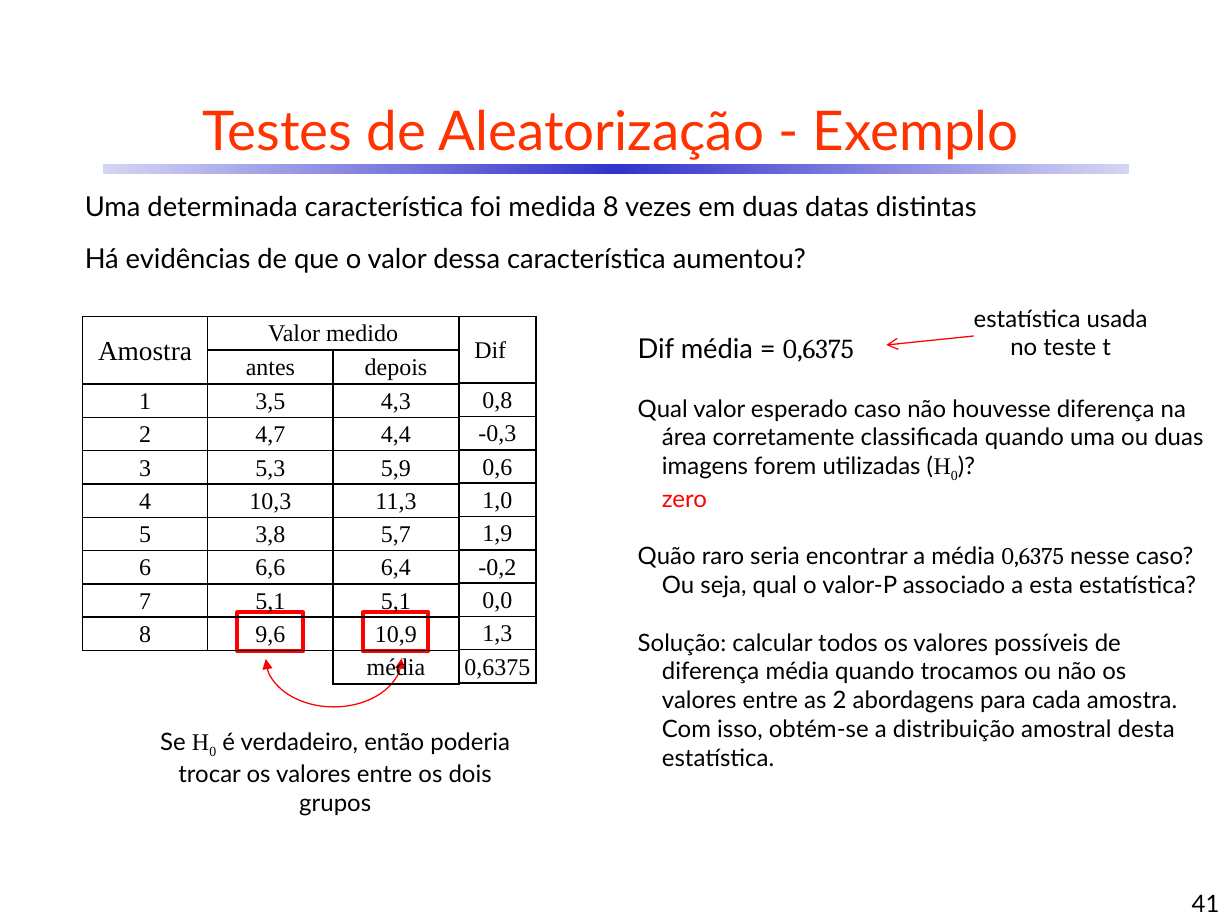
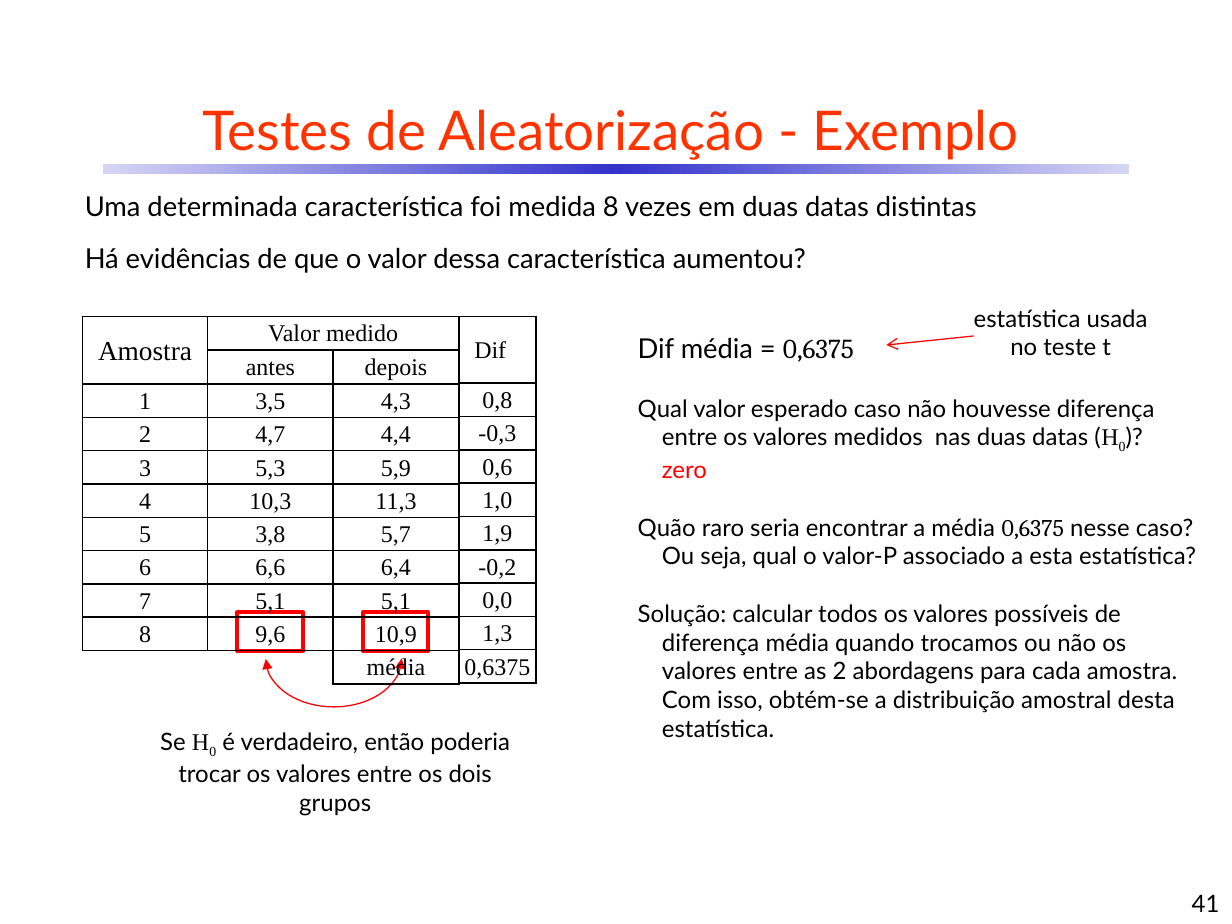
Before and after one commit to CDRenno/Estatistica, a slide deck: slide 41 of ppt/08TAmostr.pptx. Drawn at 1232x924 pixels with LibreOffice and Linux fonts; fonts in the diff are those of the drawing. Boxes give left, top, right and bottom in pixels: in the first picture for what was removed or moved away, otherwise in the second. Text is boxed around its words. In the diff, an @@ line names an element or a change of style, - is before the commit and + after.

```diff
--- a/ppt/08TAmostr.pptx
+++ b/ppt/08TAmostr.pptx
@@ text at [638,399,1155,446]: text changed @@
-Qual valor esperado caso não houvesse diferença na área corretamente classificada quando uma ou duas imagens forem utilizadas (H0)?
+Qual valor esperado caso não houvesse diferença entre os valores medidos nas duas datas (H0)?
```
Also in this commit, not shown: 1 other slide changed, 6 other files.
